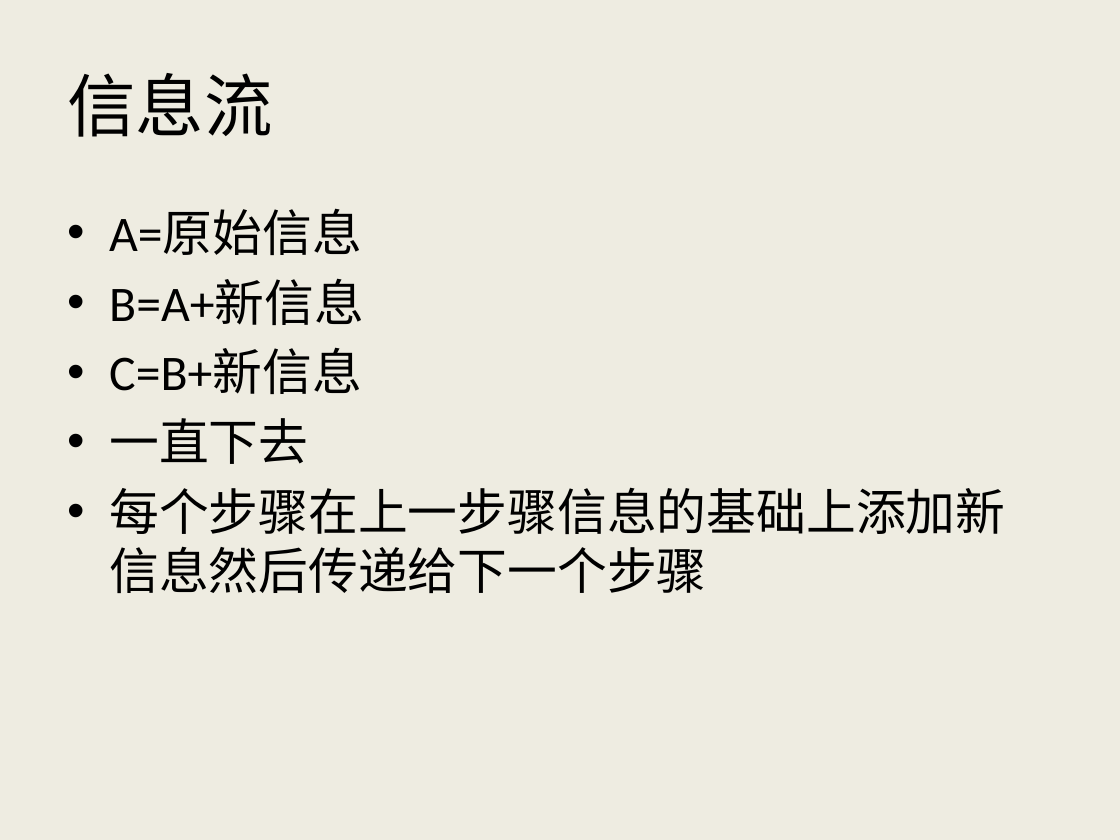
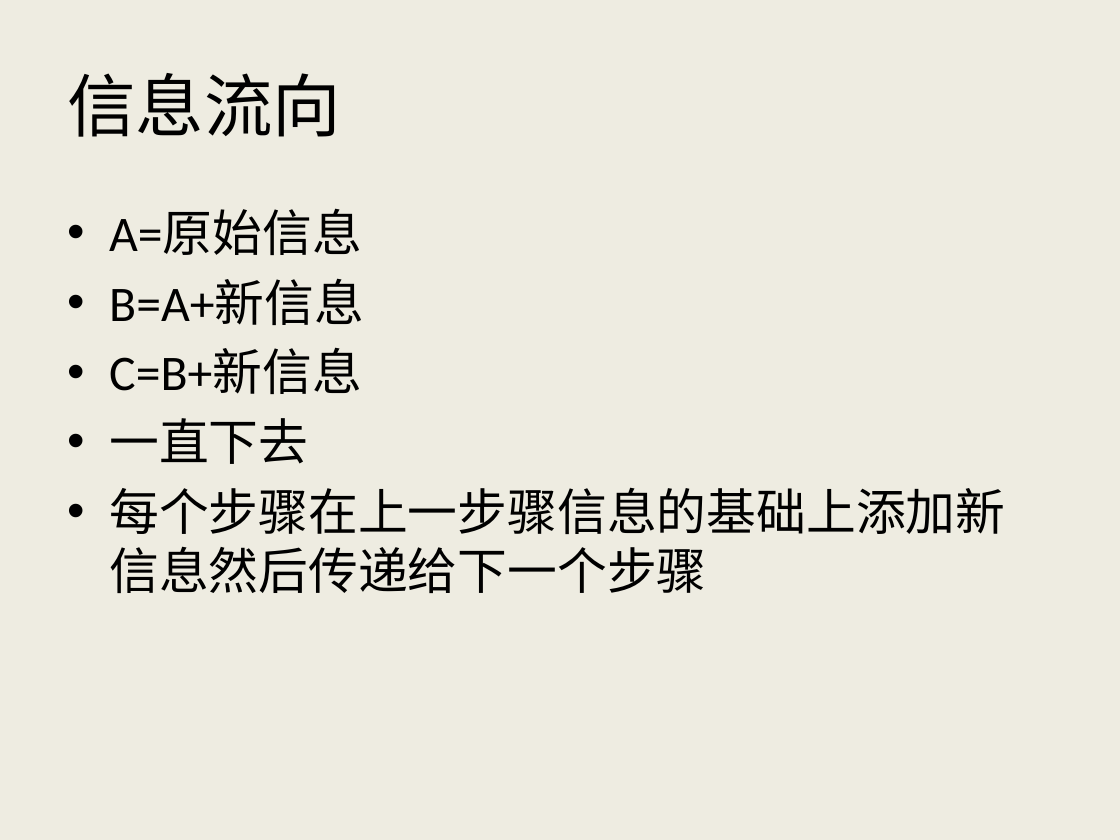
Before and after one commit to AlecSPb/PMS, a slide deck: slide 8 of PMSClient/Resource/Files/pmshelp_ch.pptx (slide 6 before the commit). Drawn at 1120x840 pixels with LibreOffice and Linux fonts; fonts in the diff are those of the drawing. Boxes give left, top, right and bottom in pixels: in the first picture for what was removed or moved away, otherwise in the second. Text is boxed around its words. In the diff, an @@ line names an element or a change of style, - is before the commit and + after.

```diff
--- a/PMSClient/Resource/Files/pmshelp_ch.pptx
+++ b/PMSClient/Resource/Files/pmshelp_ch.pptx
@@ title at <box>67,73,341,137</box>: text changed @@
-信息流
+信息流向
```
Also in this commit, not shown: 2 other slides changed, 1 slide added, 2 other files.
